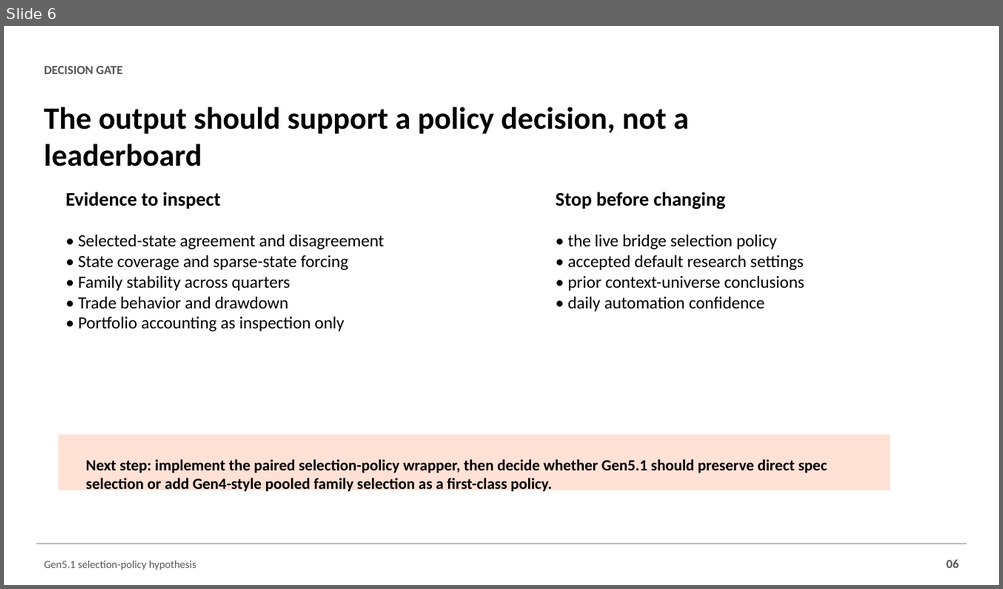
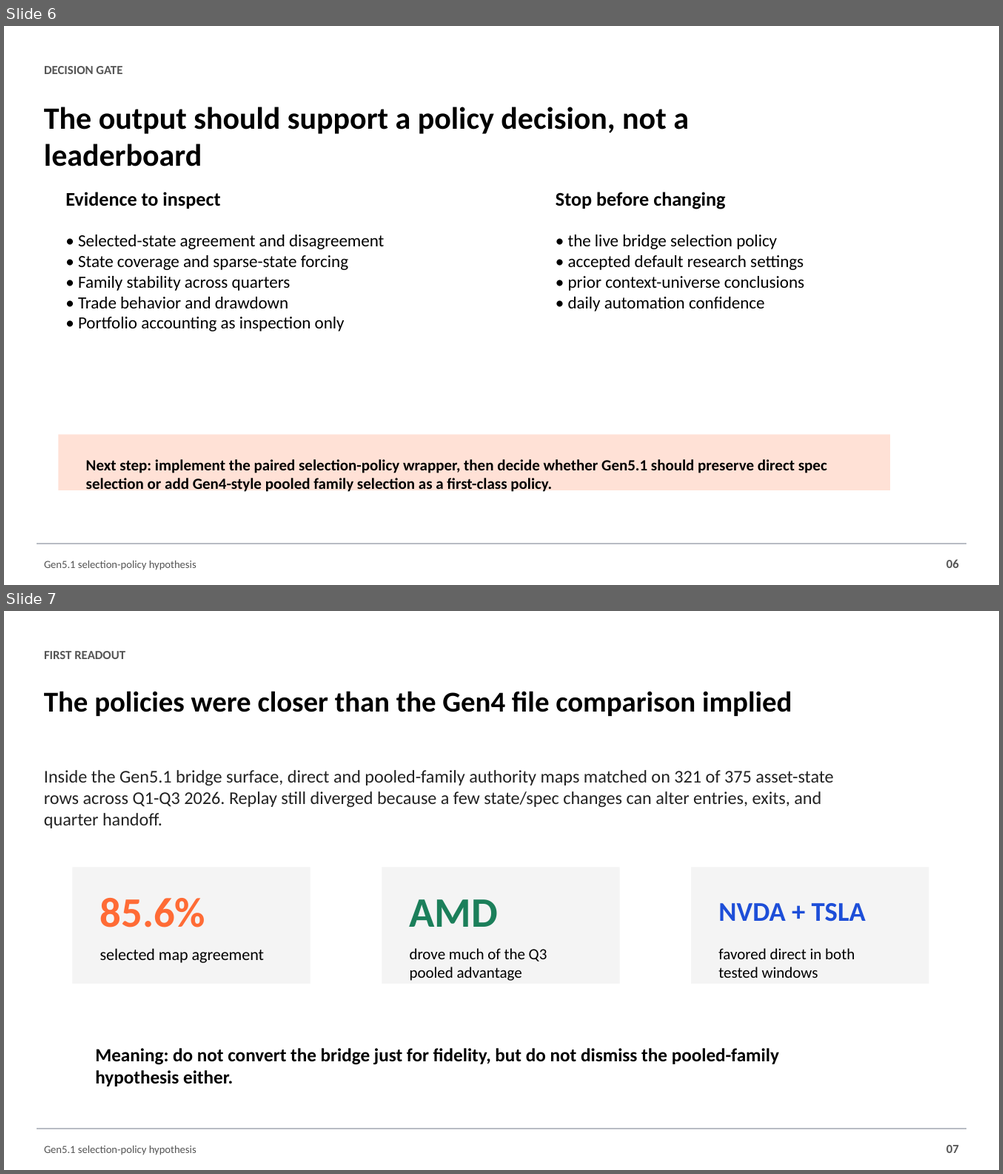
Before and after one commit to Francisc0Franc0/Time-Series-Modeling-Gen5, a slide deck: presentations/gen5_selection_policy_hypothesis.pptx. Shown one above the other, each under a label of ours: slide 6 before the commit, slides 6 and 7 after it. The pictures are 1003x589 and 1003x1174 pixels, drawn with LibreOffice and Linux fonts; fonts in the diff are those of the drawing. Boxes give left, top, right and bottom in pixels: in the first picture for what was removed or moved away, otherwise in the second. Text is boxed around its words. In the diff, an @@ line names an element or a change of style, - is before the commit and + after.

Commit message:
Add selection policy robustness wrapper

```diff
--- a/presentations/gen5_selection_policy_hypothesis.pptx
+++ b/presentations/gen5_selection_policy_hypothesis.pptx
@@ slide 7 added at bbox=[4, 611, 999, 1170], background #FFFFFF @@
@@ text added at bbox=[44, 651, 125, 659], 12 pt, text #555555, bold @@
+FIRST READOUT
@@ text added at bbox=[44, 691, 791, 716], 27.8 pt, text #000000, bold @@
+The policies were closer than the Gen4 file comparison implied
@@ text added at bbox=[44, 770, 833, 829], 17.2 pt, text #222222 @@
+Inside the Gen5.1 bridge surface, direct and pooled-family authority maps matched on 321 of 375 asset-state rows across Q1-Q3 2026. Replay still diverged because a few state/spec changes can alter entries, exits, and quarter handoff.
@@ rectangle added at bbox=[73, 868, 310, 984], fill #F4F4F4 @@
@@ rectangle added at bbox=[381, 868, 620, 984], fill #F4F4F4 @@
@@ rectangle added at bbox=[691, 868, 929, 984], fill #F4F4F4 @@
@@ text added at bbox=[100, 898, 206, 928], 40.5 pt, text #FF6B35, bold @@
+85.6%
@@ text added at bbox=[410, 900, 498, 927], 40.5 pt, text #1B7F5A, bold @@
+AMD
@@ text added at bbox=[718, 903, 865, 922], 26.2 pt, text #1D4ED8, bold @@
+NVDA + TSLA
@@ text added at bbox=[100, 948, 264, 963], 15.8 pt, text #000000 @@
+selected map agreement
@@ text added at bbox=[410, 948, 547, 981], 15 pt, text #000000 @@
+drove much of the Q3 pooled advantage
@@ text added at bbox=[718, 948, 854, 978], 15 pt, text #000000 @@
+favored direct in both tested windows
@@ text added at bbox=[95, 1048, 779, 1087], 18 pt, text #000000, bold @@
+Meaning: do not convert the bridge just for fidelity, but do not dismiss the pooled-family hypothesis either.
@@ rectangle added at bbox=[37, 1129, 967, 1130], fill #B8BCC4, outline #B8BCC4 0 pt @@
@@ text added at bbox=[44, 1146, 196, 1156], 10.5 pt, text #555555 @@
+Gen5.1 selection-policy hypothesis
@@ text added at bbox=[946, 1145, 959, 1153], 12 pt, text #555555, bold @@
+07
```
Also in this commit, not shown: 2 other slides added, 5 other files.
